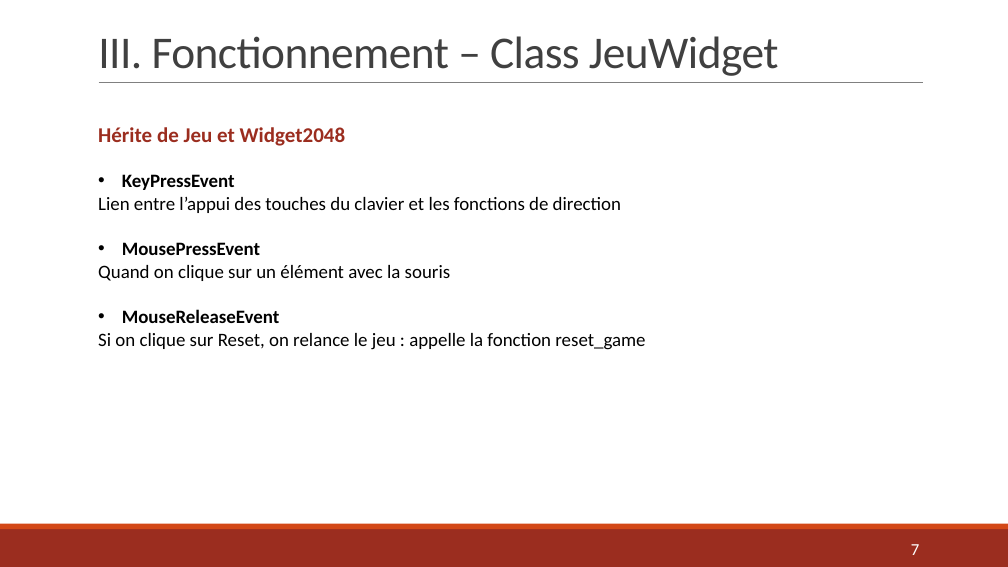
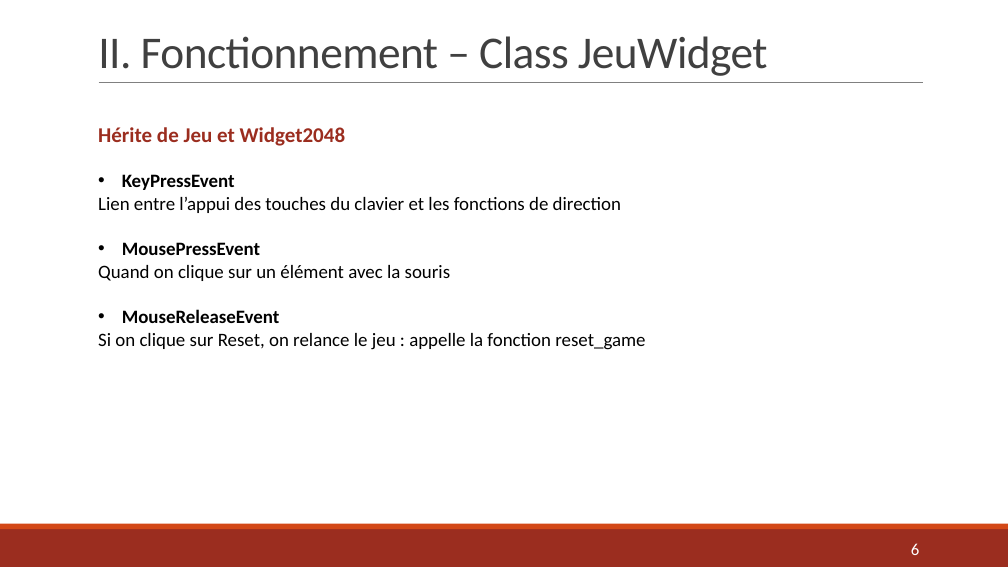
Before and after one commit to AlexandraDarco/prog_2048, a slide deck: slide 6 of Projet Info – Jeu 2048.pptx (slide 7 before the commit). Drawn at 1008x567 pixels with LibreOffice and Linux fonts; fonts in the diff are those of the drawing. Boxes give left, top, right and bottom in pixels: in the first picture for what was removed or moved away, otherwise in the second. Text is boxed around its words. In the diff, an @@ line names an element or a change of style, - is before the commit and + after.

```diff
--- a/Projet Info – Jeu 2048.pptx
+++ b/Projet Info – Jeu 2048.pptx
@@ title at bbox=[98, 36, 768, 76]: text changed @@
-III. Fonctionnement – Class JeuWidget
+II. Fonctionnement – Class JeuWidget
@@ page number at bbox=[911, 543, 919, 555]: text changed @@
-7
+6
```
Also in this commit, not shown: 5 other slides changed, 4 slides added, 1 other file.
